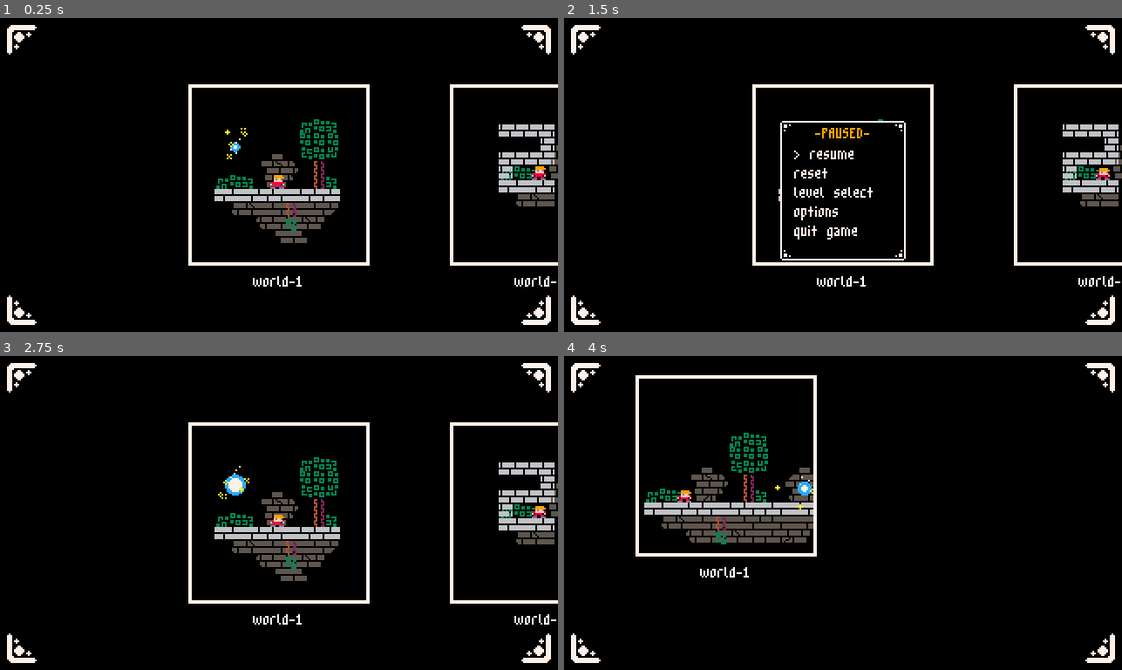
Above: before the commit, frames 1-4 (two rows, left to right).
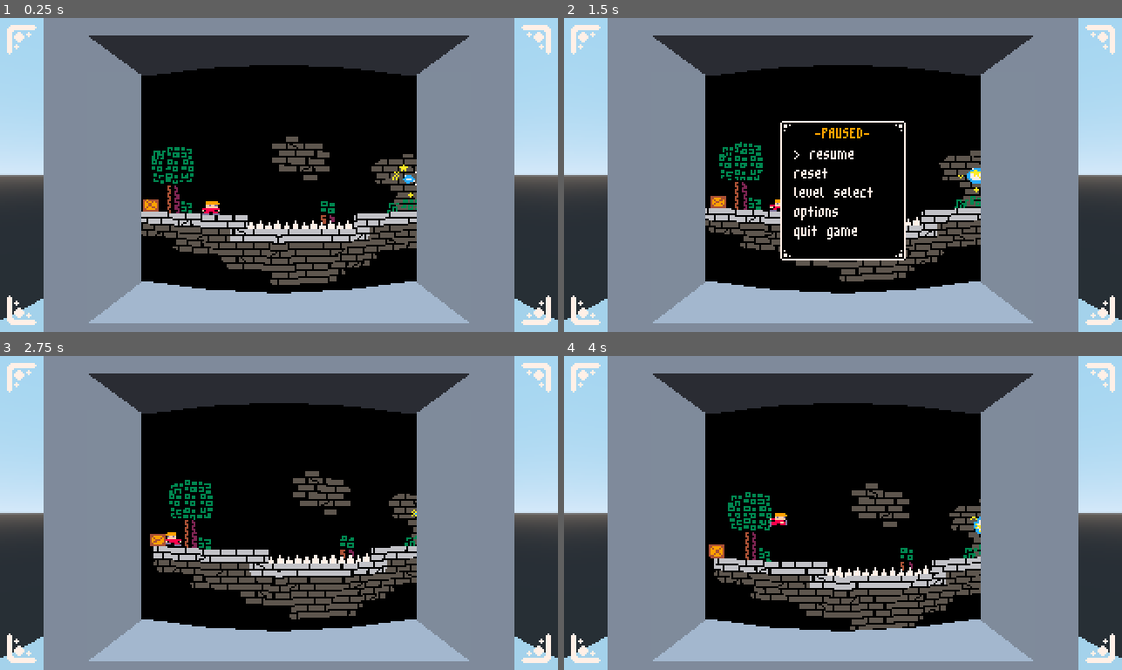
Above: after the commit, the same moments.

Repository: HarmonyHoney/tiny_crate
Game: Godot game, scene res://src/3d/MonitorScene.tscn
Same seed, same stepped clock (60 frames per second), same inputs: the game is played once before the commit and once after it. Before the commit the project starts from res://src/menu/select.tscn.
Inputs (mouse positions are in pixels of both pictures, inside the frame that each line leads up to):
- Up to frame 1 (0.25 s): no input
- Up to frame 2 (1.5 s): tap Enter at 0.5 s; move the mouse to (965, 159) at 0.52 s; hold Right (right) 0.53-1.25 s; hold X (jump) 0.53-1.25 s; tap C (action) at 0.6 s; click (965, 159) at 0.67 s; tap R (reset) at 1.25 s; drag from (731, 190) to (815, 237) at 1.27 s
- Up to frame 3 (2.75 s): tap R (reset) at 2 s; move the mouse to (334, 443) at 2.02 s; hold Left (left) from 2.03 s (still down); hold X (jump) from 2.03 s (still down); tap C (action) at 2.1 s
- Up to frame 4 (4 s): release Left (left) at 2.75 s; release X (jump) at 2.75 s; drag from (815, 575) to (675, 465) at 2.77 s; tap R (reset) at 3.5 s; move the mouse to (1010, 560) at 3.52 s; hold Right (right) from 3.53 s (still down); hold X (jump) from 3.53 s (still down)

The runs differ from the first frame. In frame 1, 75% of the frame differs, in the area x 0-100%, y 0-100%; in frame 2, 70%; in frame 3, 75%; in frame 4, 74%.

Commit message:
hmmm3d

Diff:
--- a/project.godot
+++ b/project.godot
@@ -87,7 +87,7 @@
 [application]
 
 config/name="gdBox"
-run/main_scene="res://src/menu/select.tscn"
+run/main_scene="res://src/3d/MonitorScene.tscn"
 config/icon="res://icon.png"
 
 [autoload]
--- a/src/3d/MonitorScene.tscn
+++ b/src/3d/MonitorScene.tscn
@@ -1,14 +1,8 @@
 [gd_scene load_steps=11 format=2]
 
-[ext_resource path="res://src/map/1-6.tscn" type="PackedScene" id=1]
+[ext_resource path="res://src/map/w2/1-6.tscn" type="PackedScene" id=1]
 [ext_resource path="res://assets/3d/DefaultMaterial.material" type="Material" id=2]
 [ext_resource path="res://assets/3d/Material.material" type="Material" id=3]
-
-
-
-
-
-
 
 [sub_resource type="CubeMesh" id=1]
 
--- a/src/fx/Wipe.tscn
+++ b/src/fx/Wipe.tscn
@@ -59,7 +59,7 @@
 	clock = tick
 	backwards = _backwards
 	sprites.visible = true
-	audio.play()
+	#audio.play()
 
 func stop(_emit_signal = true):
 	act = false
--- a/src/menu/MapSelect.gd
+++ /dev/null
@@ -1,77 +0,0 @@
-extends Node2D
-
-
-var label_list : RichTextLabel
-var label_info : RichTextLabel
-
-var map_path := "res://src/map/"
-#var map_list : String
-var maps : Array = []
-var cursor := 0
-var line_height = 9
-
-var viewport : Viewport
-
-
-func _ready():
-	label_list = $Control/List
-	label_info = $Control/Info
-	viewport = $Control/ViewportContainer/Viewport
-
-	maps = []
-	var dir = Directory.new()
-	if dir.open(map_path) == OK:
-		dir.list_dir_begin(true, true)
-		var file_name = dir.get_next()
-		while file_name:
-			maps.append(file_name.split(".")[0])
-			file_name = dir.get_next()
-		dir.list_dir_end()
-	maps.sort()
-	print(maps)
-
-	label_list.text = ""
-	for i in maps:
-		label_list.text += i + "\n"
-
-	scroll()
-
-	HUD.hide()
-
-func _process(delta):
-	var btny = btn.p("down") - btn.p("up")
-	if btny:
-		scroll(btny)
-
-	if btn.p("jump"):
-		select()
-
-func select():
-	Shared.map_name = maps[cursor]
-	get_tree().change_scene(map_path + maps[cursor] + ".tscn")
-	HUD.show()
-
-
-func scroll(arg = 0):
-	cursor = clamp(cursor + arg, 0, maps.size() - 1)
-	label_list.rect_position.y = 90 - (cursor * line_height)
-	info()
-	view_map()
-
-func info():
-	label_info.text = str(cursor) + " / " + maps[cursor] + "\n"
-	for i in Shared.stage_data:
-		if i.has("file") and i.file == map_path + maps[cursor] + ".tscn":
-			for j in i.size():
-				label_info.text += str(i.keys()[j]) + ": " + str(i.values()[j]) + "\n"
-			break
-
-func view_map():
-	for i in viewport.get_children():
-		i.queue_free()
-
-	if ResourceLoader.exists(map_path + maps[cursor] + ".tscn"):
-		var m = load(map_path + maps[cursor] + ".tscn").instance()
-		viewport.add_child(m)
-		for i in get_tree().get_nodes_in_group("player"):
-			i.set_process(false) # dont process player
--- a/src/menu/MapSelect.tscn
+++ /dev/null
@@ -1,79 +0,0 @@
-[gd_scene load_steps=3 format=2]
-
-[ext_resource path="res://src/menu/MapSelect.gd" type="Script" id=1]
-[ext_resource path="res://assets/font/m3x6.tres" type="DynamicFont" id=2]
-
-[node name="Node2D" type="Node2D"]
-position = Vector2( 1, 1 )
-script = ExtResource( 1 )
-
-[node name="Control" type="Control" parent="."]
-margin_right = 320.0
-margin_bottom = 180.0
-__meta__ = {
-"_edit_use_anchors_": false
-}
-
-[node name="ColorRect" type="ColorRect" parent="Control"]
-margin_left = 208.0
-margin_top = 68.0
-margin_right = 312.0
-margin_bottom = 172.0
-color = Color( 1, 0.945098, 0.909804, 1 )
-__meta__ = {
-"_edit_use_anchors_": false
-}
-
-[node name="List" type="RichTextLabel" parent="Control"]
-margin_left = 17.764
-margin_top = 90.0
-margin_right = 106.764
-margin_bottom = 180.0
-custom_fonts/normal_font = ExtResource( 2 )
-custom_colors/default_color = Color( 1, 0.945098, 0.909804, 1 )
-text = "list"
-fit_content_height = true
-scroll_active = false
-__meta__ = {
-"_edit_use_anchors_": false
-}
-
-[node name="Info" type="RichTextLabel" parent="Control"]
-margin_left = 160.0
-margin_top = 10.0
-margin_right = 320.0
-margin_bottom = 170.0
-custom_fonts/normal_font = ExtResource( 2 )
-custom_colors/default_color = Color( 1, 0.945098, 0.909804, 1 )
-text = "info"
-scroll_active = false
-__meta__ = {
-"_edit_use_anchors_": false
-}
-
-[node name="Cursor" type="Label" parent="Control"]
-margin_left = 10.0
-margin_top = 90.0
-margin_right = 50.0
-margin_bottom = 104.0
-custom_fonts/font = ExtResource( 2 )
-custom_colors/font_color = Color( 1, 0.945098, 0.909804, 1 )
-text = ">"
-__meta__ = {
-"_edit_use_anchors_": false
-}
-
-[node name="ViewportContainer" type="ViewportContainer" parent="Control"]
-margin_left = 210.0
-margin_top = 70.0
-margin_right = 310.0
-margin_bottom = 170.0
-__meta__ = {
-"_edit_use_anchors_": false
-}
-
-[node name="Viewport" type="Viewport" parent="Control/ViewportContainer"]
-size = Vector2( 100, 100 )
-own_world = true
-handle_input_locally = false
-render_target_update_mode = 3
--- /dev/null
+++ b/src/menu/StartMenu.tscn
@@ -0,0 +1,62 @@
+[gd_scene load_steps=3 format=2]
+
+[ext_resource path="res://assets/font/m3x6.tres" type="DynamicFont" id=1]
+
+[sub_resource type="GDScript" id=1]
+script/source = "extends Node2D
+
+
+var cursor = 0
+var menu_items = [\"play\", \"options\", \"exit\"]
+var node_list : Node2D
+var node_cursor : Node2D
+
+# Called when the node enters the scene tree for the first time.
+func _ready():
+
+	node_cursor = $Cursor
+	node_list = $List
+
+	var lbl = $List/Label.duplicate()
+	$List/Label.queue_free()
+
+	for i in menu_items.size():
+		var l = lbl.duplicate()
+		l.text = menu_items[i]
+		l.rect_position = Vector2(320 / 2, (180 / 2) + i * 11)
+		node_list.add_child(l)
+
+
+# Called every frame. 'delta' is the elapsed time since the previous frame.
+func _process(delta):
+	var btny = btn.p(\"down\") - btn.p(\"up\")
+	if btny:
+		cursor = clamp(cursor + btny, 0, menu_items.size() - 1)
+		node_cursor.position = node_list.get_children()[cursor].rect_position + Vector2(-5, 0)
+"
+
+[node name="Node2D" type="Node2D"]
+script = SubResource( 1 )
+
+[node name="Cursor" type="Node2D" parent="."]
+position = Vector2( 20, 20 )
+
+[node name="Label" type="Label" parent="Cursor"]
+margin_right = 4.0
+margin_bottom = 8.0
+custom_fonts/font = ExtResource( 1 )
+text = ">"
+__meta__ = {
+"_edit_use_anchors_": false
+}
+
+[node name="List" type="Node2D" parent="."]
+
+[node name="Label" type="Label" parent="List"]
+margin_right = 16.0
+margin_bottom = 8.0
+custom_fonts/font = ExtResource( 1 )
+text = "text"
+__meta__ = {
+"_edit_use_anchors_": false
+}
--- a/src/menu/select.gd
+++ b/src/menu/select.gd
@@ -1,4 +1,13 @@
 extends Node2D
+
+var world_path := "res://src/menu/worlds/"
+var level_path := "res://src/map/"
+# map/ dir, menu/worlds scene, world name
+var maps = [
+	["w1", "world-1", "world one"],
+	["w2", "world-2", "woorld too"],
+	["test", "map_switch", "testing"],
+	]
 
 var cam : Camera2D
 
@@ -7,14 +16,11 @@
 var pick = 0
 var picker : Control
 
-var worlds = []
-var world_path := "res://src/menu/worlds/"
 var screens : Control
 var screen : Control
 var screen_dist = 150
 
 var levels = []
-var level_path := "res://src/map/"
 var level_grid : Control
 var level : Label
 
@@ -35,16 +41,16 @@
 	picker = $Control/Picker
 
 	# get world maps
-	worlds = dir_list(world_path)
-	print("worlds: ", worlds)
+	#worlds = dir_list(world_path)
+	#print("worlds: ", worlds)
 
 	# make screens
-	for i in worlds.size():
+	for i in maps.size():
 		var new = screen.duplicate()
 		new.rect_position.x += i * screen_dist
-		new.get_node("Label").text = worlds[i]
+		new.get_node("Label").text = maps[i][2]
 		screens.add_child(new)
-		view_scene(new.get_node("ViewportContainer/Viewport"), world_path + worlds[i])
+		view_scene(new.get_node("ViewportContainer/Viewport"), world_path + maps[i][1])
 
 func _process(delta):
 	if wait > 0:
@@ -67,7 +73,7 @@
 		if btn.p("jump"):
 			open_world()
 		if btnx:
-			cursor = clamp(cursor + btnx, 0, worlds.size() - 1)
+			cursor = clamp(cursor + btnx, 0, maps.size() - 1)
 			cam.position.x = screens.get_children()[cursor].rect_position.x + 50
 
 # view a scene inside the viewport by path
@@ -87,7 +93,7 @@
 	cam.position.y += 180
 
 	# get levels
-	levels = dir_list(level_path)
+	levels = dir_list(level_path + maps[cursor][0])
 	print("levels: ", levels)
 
 	# level grid
@@ -113,7 +119,7 @@
 	for i in level_grid.get_children():
 		i.queue_free()
 
-	view_scene(get_port(), world_path + worlds[cursor])
+	view_scene(get_port(), world_path + maps[cursor][1])
 
 # look into a folder and return a list of filenames without file extension
 func dir_list(path : String):
@@ -138,13 +144,13 @@
 func pick_level(arg = 0):
 	pick = clamp(pick + arg, 0, levels.size() - 1)
 	picker.rect_position = level_grid.get_children()[pick].rect_position
-	view_scene(get_port(), level_path + levels[pick])
+	view_scene(get_port(), level_path + maps[cursor][0] + "/" + levels[pick])
 
 func open_level():
 	cam.position = get_screen().rect_position + Vector2(50, 50)
-	Shared.map_name = levels[pick]
+	Shared.map_name = maps[cursor][0] + "/" + levels[pick]
 	wait = 0.4
 
 func load_level():
-	get_tree().change_scene(level_path + levels[pick] + ".tscn")
+	get_tree().change_scene(level_path + maps[cursor][0] + "/" + levels[pick] + ".tscn")
 	HUD.wipe.start(true)
--- /dev/null
+++ b/src/menu/worlds/map_switch.tscn
@@ -0,0 +1,121 @@
+[gd_scene load_steps=13 format=2]
+
+[ext_resource path="res://src/actor/SwitchBlock.tscn" type="PackedScene" id=1]
+[ext_resource path="res://src/actor/Player.tscn" type="PackedScene" id=2]
+[ext_resource path="res://src/stage/GameCamera.tscn" type="PackedScene" id=3]
+[ext_resource path="res://src/stage/SolidTileMap.tscn" type="PackedScene" id=4]
+[ext_resource path="res://src/actor/SwitchBlue.tscn" type="PackedScene" id=5]
+[ext_resource path="res://src/stage/DetailTileMap.tscn" type="PackedScene" id=6]
+[ext_resource path="res://src/stage/SpikeTileMap.tscn" type="PackedScene" id=7]
+[ext_resource path="res://src/actor/Exit.tscn" type="PackedScene" id=8]
+[ext_resource path="res://src/actor/Switch.tscn" type="PackedScene" id=9]
+[ext_resource path="res://src/actor/SwitchBlockBlue.tscn" type="PackedScene" id=10]
+[ext_resource path="res://src/actor/Passthrough.tscn" type="PackedScene" id=11]
+[ext_resource path="res://src/stage/Stage.gd" type="Script" id=12]
+
+
+
+
+
+
+
+
+
+
+
+[node name="Stage" type="Node2D"]
+script = ExtResource( 12 )
+
+[node name="SolidTileMap" parent="." instance=ExtResource( 4 )]
+tile_data = PoolIntArray( 65525, 0, 1, 65526, 0, 1, 65527, 0, 1, 65528, 0, 1, 65529, 0, 65538, 65530, 0, 65536, 65531, 0, 65538, 65532, 0, 0, 65533, 0, 0, 65534, 0, 65537, 65535, 0, 0, 0, 0, 0, 1, 0, 65538, 2, 0, 0, 3, 0, 65537, 4, 0, 0, 5, 0, 0, 6, 0, 196609 )
+
+[node name="SpikeTileMap" parent="." instance=ExtResource( 7 )]
+z_as_relative = false
+
+[node name="DetailTileMap" parent="." instance=ExtResource( 6 )]
+tile_data = PoolIntArray( -262145, 2, 0, -327680, 0, 0, -327679, -1610612734, 0, -196609, 0, 0, -262144, 0, 0, -262143, 0, 0, -131073, -1073741822, 0, -196608, 0, 0, -196607, 1610612738, 0, -131072, 1, 0, -7, 2, 0, -6, 0, 0, -5, -1610612734, 0, -65536, 1, 0, -65535, -1610612734, 0, 131070, 1, 0, 196606, 1610612736, 0 )
+
+[node name="DetailTileMap2" parent="." instance=ExtResource( 6 )]
+z_index = -11
+tile_data = PoolIntArray( -131075, 4, 4, -196604, 4, 4, -65540, 4, 65539, -65539, 4, 196608, -65538, 4, 6, -131069, 4, 196613, -131068, 4, 0, -131067, 4, 131078, -4, 4, 131075, -3, 4, 131072, -2, 4, 131078, -65533, 4, 131077, -65532, 4, 0, -65531, 4, 131076, 131066, 4, 65541, 131067, 4, 131073, 131068, 4, 65537, 131069, 4, 0, 131070, 4, 65538, 131071, 4, 65537, 65536, 4, 0, 65537, 4, 65536, 65538, 4, 0, 65539, 4, 65537, 65540, 4, 65538, 65541, 4, 196608, 65542, 4, 196614, 196604, 4, 5, 196605, 4, 0, 196606, 4, 0, 196607, 4, 131073, 131072, 4, 0, 131073, 4, 65538, 131074, 4, 0, 131075, 4, 196609, 131076, 4, 196612 )
+
+[node name="GameCamera" parent="." instance=ExtResource( 3 )]
+smoothing_enabled = false
+editor_draw_drag_margin = false
+target_influence = 0.3
+
+[node name="Actors" type="Node2D" parent="."]
+
+[node name="Exit" parent="Actors" instance=ExtResource( 8 )]
+position = Vector2( 57, -47 )
+
+[node name="Player" parent="Actors" groups=[
+"player",
+] instance=ExtResource( 2 )]
+position = Vector2( -37, -8 )
+
+[node name="Switch" parent="Actors" instance=ExtResource( 9 )]
+position = Vector2( -80, -4 )
+
+[node name="SwitchBlock" parent="Actors" instance=ExtResource( 1 )]
+position = Vector2( -112, 0 )
+
+[node name="SwitchBlock2" parent="Actors" instance=ExtResource( 1 )]
+position = Vector2( -120, 0 )
+
+[node name="SwitchBlock3" parent="Actors" instance=ExtResource( 1 )]
+position = Vector2( -128, 0 )
+
+[node name="SwitchBlock4" parent="Actors" instance=ExtResource( 1 )]
+position = Vector2( -16, -8 )
+
+[node name="SwitchBlock5" parent="Actors" instance=ExtResource( 1 )]
+position = Vector2( -8, -8 )
+
+[node name="SwitchBlock6" parent="Actors" instance=ExtResource( 1 )]
+position = Vector2( -24, -8 )
+
+[node name="SwitchBlue" parent="Actors" instance=ExtResource( 5 )]
+position = Vector2( 32, -4 )
+
+[node name="SwitchBlockBlue" parent="Actors" instance=ExtResource( 10 )]
+position = Vector2( 64, 0 )
+
+[node name="SwitchBlockBlue2" parent="Actors" instance=ExtResource( 10 )]
+position = Vector2( 72, 0 )
+
+[node name="SwitchBlockBlue3" parent="Actors" instance=ExtResource( 10 )]
+position = Vector2( 80, 0 )
+
+[node name="SwitchBlockBlue4" parent="Actors" instance=ExtResource( 10 )]
+position = Vector2( 88, 0 )
+
+[node name="SwitchBlockBlue5" parent="Actors" instance=ExtResource( 10 )]
+position = Vector2( 48, -24 )
+
+[node name="SwitchBlockBlue6" parent="Actors" instance=ExtResource( 10 )]
+position = Vector2( 56, -24 )
+
+[node name="SwitchBlockBlue7" parent="Actors" instance=ExtResource( 10 )]
+position = Vector2( 64, -24 )
+
+[node name="Passthrough" parent="Actors" instance=ExtResource( 11 )]
+position = Vector2( -56, -8 )
+
+[node name="Passthrough2" parent="Actors" instance=ExtResource( 11 )]
+position = Vector2( -56, -16 )
+
+[node name="Passthrough3" parent="Actors" instance=ExtResource( 11 )]
+position = Vector2( -56, -24 )
+
+[node name="Passthrough4" parent="Actors" instance=ExtResource( 11 )]
+position = Vector2( -32, -24 )
+
+[node name="Passthrough5" parent="Actors" instance=ExtResource( 11 )]
+position = Vector2( -24, -24 )
+
+[node name="Passthrough6" parent="Actors" instance=ExtResource( 11 )]
+position = Vector2( -16, -48 )
+
+[node name="Passthrough7" parent="Actors" instance=ExtResource( 11 )]
+position = Vector2( -8, -48 )
Renamed: src/map/map_jump_test.tscn -> src/map/test/map_jump_test.tscn
Renamed: src/map/map_switch.tscn -> src/map/test/map_switch.tscn
Renamed: src/map/map_tread.tscn -> src/map/test/map_tread.tscn
Renamed: src/map/world.tscn -> src/map/test/world.tscn
Renamed: src/map/1-1.tscn -> src/map/w1/1-1.tscn
Renamed: src/map/1-2.tscn -> src/map/w1/1-2.tscn
Renamed: src/map/1-3.tscn -> src/map/w1/1-3.tscn
Renamed: src/map/1-4.tscn -> src/map/w1/1-4.tscn
Renamed: src/map/1-5.tscn -> src/map/w2/1-5.tscn
Renamed: src/map/1-6.tscn -> src/map/w2/1-6.tscn
Renamed: src/map/1-7.tscn -> src/map/w2/1-7.tscn
